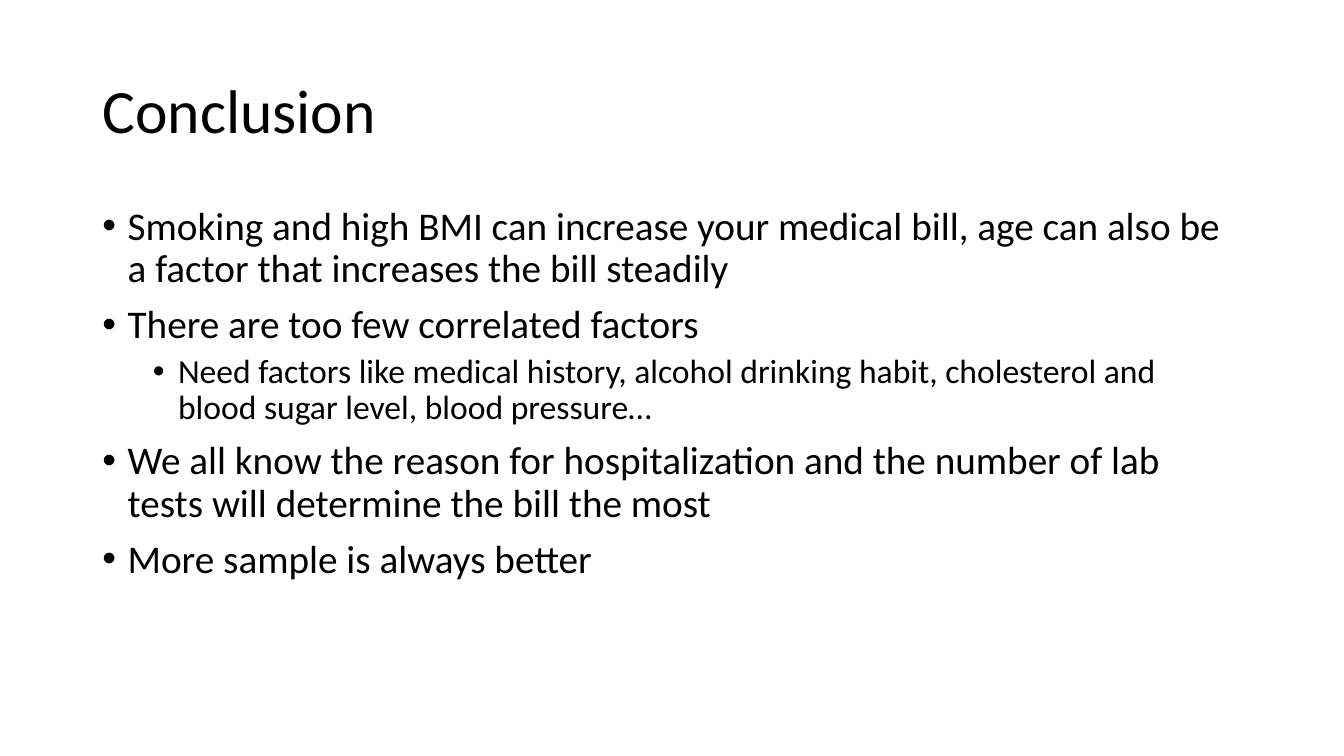
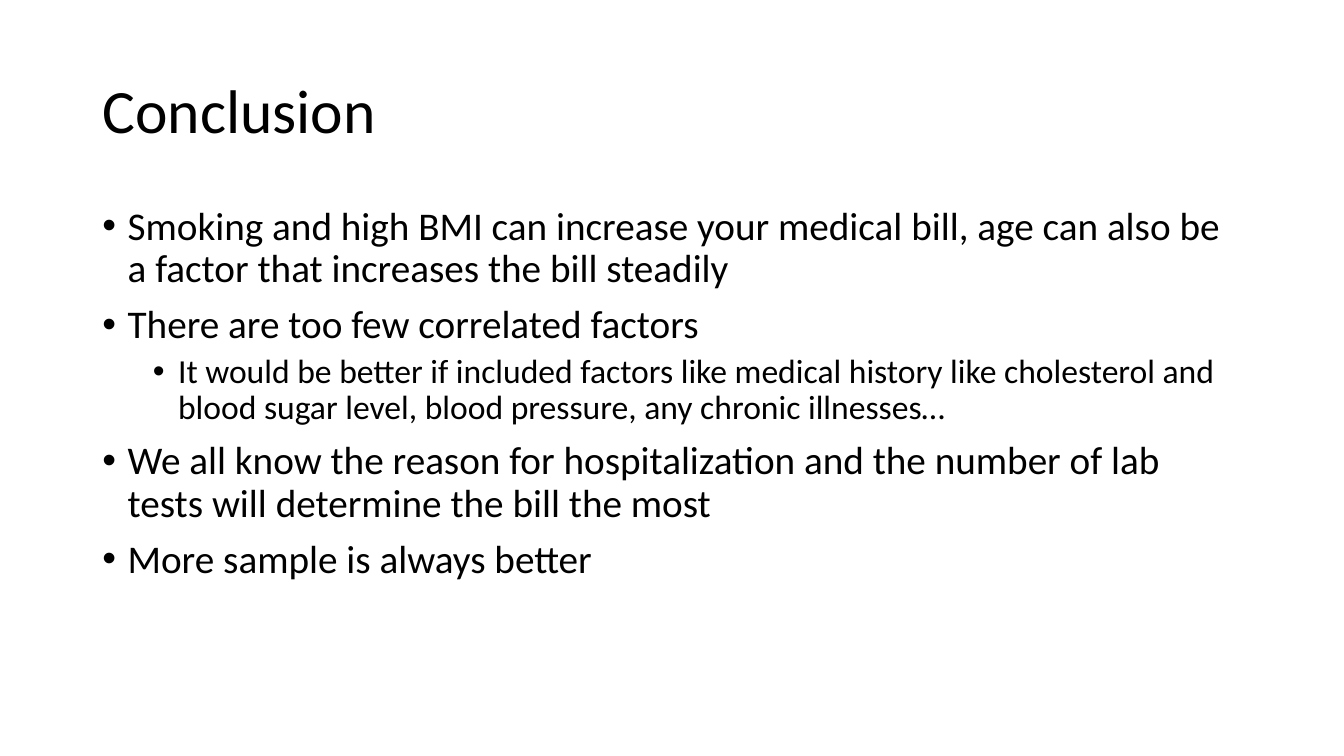
Before and after one commit to tonyzz987/GA, a slide deck: slide 22 of Capstone Presentation.pptx. Drawn at 1344x756 pixels with LibreOffice and Linux fonts; fonts in the diff are those of the drawing. Boxes give left, top, right and bottom in pixels: in the first picture for what was removed or moved away, otherwise in the second. Text is boxed around its words. In the diff, an @@ line names an element or a change of style, - is before the commit and + after.

```diff
--- a/Capstone Presentation.pptx
+++ b/Capstone Presentation.pptx
@@ text at box(178, 359, 1214, 425): text changed @@
-  • Need factors like medical history, alcohol drinking habit, cholesterol and blood sugar level, blood pressure…
+  • It would be better if included factors like medical history like cholesterol and blood sugar level, blood pressure, any chronic illnesses…
```
Also in this commit, not shown: 3 other slides changed.
